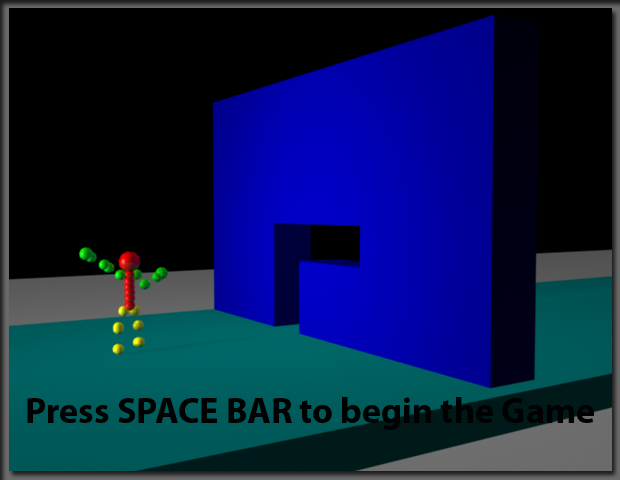
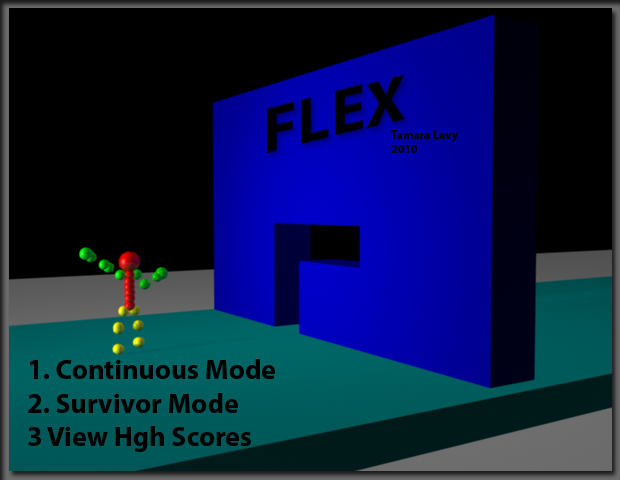
The second 620x480 image is a revision of the first. Changes to its layers:
added layer "Tamara Levy 2010" above "FLEX" over (390, 130, 458, 153)
added layer "FLEX" above "1. Continuous Mode 2. Survivor Mode 3 View Hgh Scores" over (267, 75, 405, 153)
added layer "1. Continuous Mode 2. Survivor Mode 3 View Hgh Scores" above "Game Paused" over (28, 359, 275, 452)
renamed "Press SPACE BAR to begin the Game" to "Press SPACE BAR to continue", hid it, painted on it over (27, 397, 594, 430)
